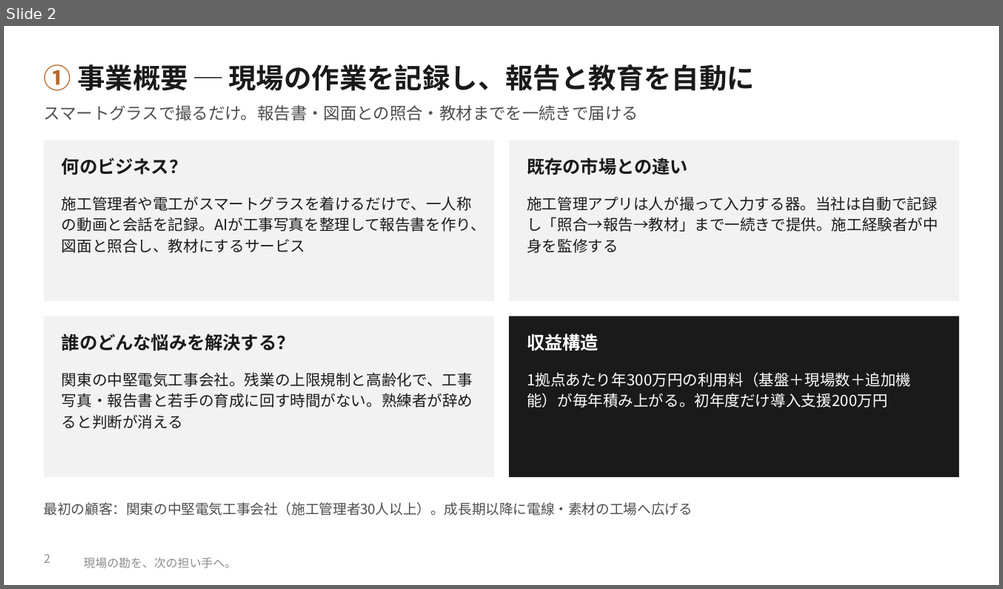
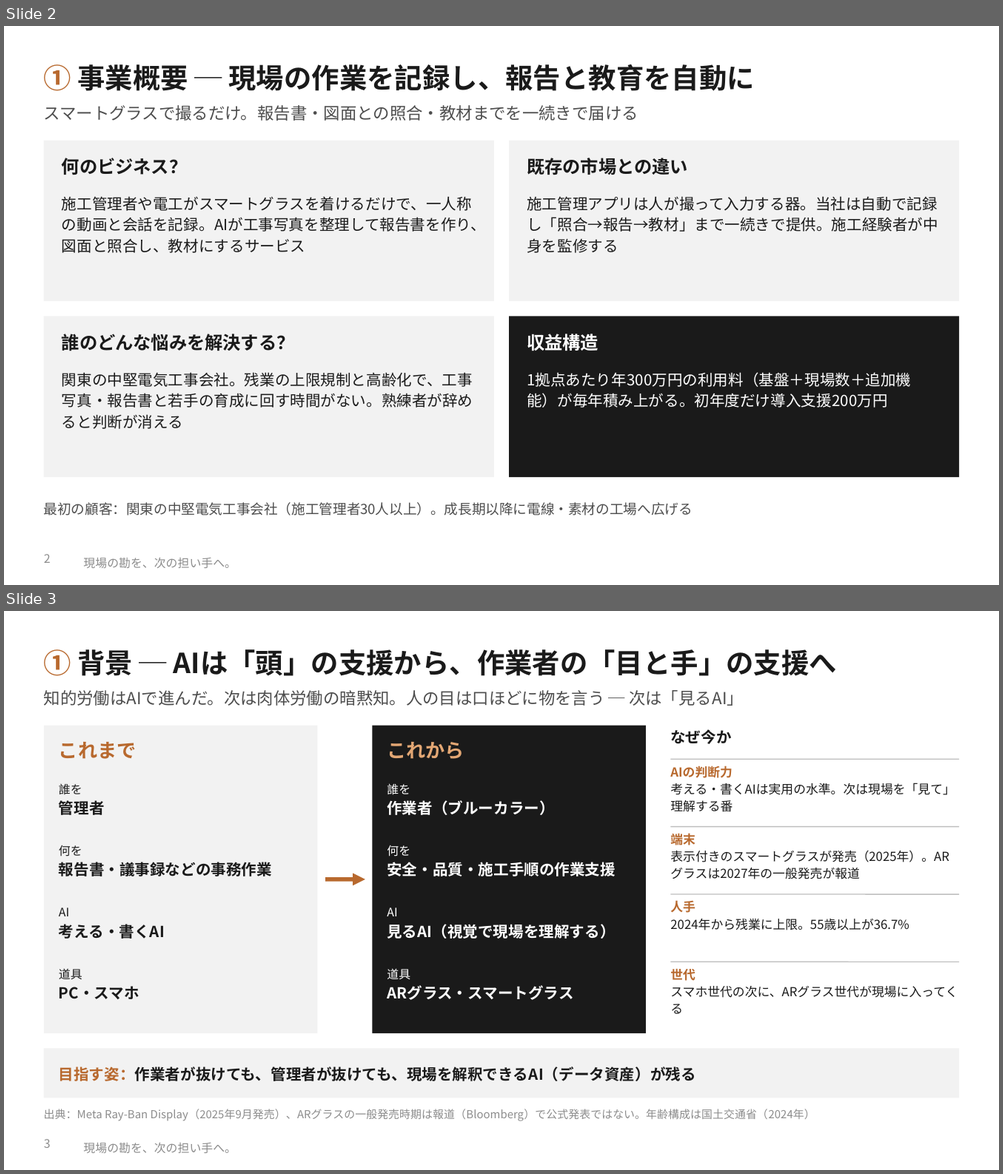
Before and after one commit to SEITOSHIKI/-ai-commute-audio-, a slide deck: deck/令和の虎_事業計画書_三現ワークス.pptx. Shown one above the other, each under a label of ours: slide 2 before the commit, slides 2 and 3 after it. The pictures are 1003x589 and 1003x1174 pixels, drawn with LibreOffice and Linux fonts; fonts in the diff are those of the drawing; background and template pictures are left out. Boxes give left, top, right and bottom in pixels: in the first picture for what was removed or moved away, otherwise in the second. Text is boxed around its words. In the diff, an @@ line names an element or a change of style, - is before the commit and + after.

```diff
--- a/deck/令和の虎_事業計画書_三現ワークス.pptx
+++ b/deck/令和の虎_事業計画書_三現ワークス.pptx
@@ slide 3 added at (x1=4, y1=611, x2=999, y2=1170), background #FFFFFF; not listed: 1 template element that a slide beside it also shows @@
@@ text added at (x1=44, y1=649, x2=836, y2=676), 20 pt, text #1A1A1A, bold @@
+① 背景 ─ AIは「頭」の支援から、作業者の「目と手」の支援へ
@@ text added at (x1=44, y1=690, x2=743, y2=706), 12 pt, text #4D4D4D @@
+知的労働はAIで進んだ。次は肉体労働の暗黙知。人の目は口ほどに物を言う ─ 次は「見るAI」
@@ rectangle added at (x1=44, y1=726, x2=317, y2=1034), fill #F2F2F2 @@
@@ text added at (x1=59, y1=742, x2=136, y2=759), 14 pt, text #B8692E, bold @@
+これまで
@@ rectangle added at (x1=372, y1=726, x2=646, y2=1034), fill #1A1A1A @@
@@ text added at (x1=387, y1=742, x2=464, y2=759), 14 pt, text #E3A774, bold @@
+これから
@@ text added at (x1=670, y1=729, x2=731, y2=744), 11 pt, text #1A1A1A, bold @@
+なぜ今か
@@ line added from (670, 759) to (959, 759), #BFBFBF 0.75 pt @@
@@ text added at (x1=670, y1=766, x2=954, y2=812), 9 pt, text #1A1A1A @@
+AIの判断力
+考える・書くAIは実用の水準。次は現場を「見て」理解する番
@@ text added at (x1=59, y1=784, x2=105, y2=815), 11 pt, text #1A1A1A, bold @@
+誰を
+管理者
@@ text added at (x1=387, y1=783, x2=554, y2=815), 11 pt, text #FFFFFF, bold @@
+誰を
+作業者（ブルーカラー）
@@ line added from (670, 827) to (959, 827), #BFBFBF 0.75 pt @@
@@ text added at (x1=59, y1=846, x2=272, y2=877), 11 pt, text #1A1A1A, bold @@
+何を
+報告書・議事録などの事務作業
@@ text added at (x1=387, y1=846, x2=615, y2=877), 11 pt, text #FFFFFF, bold @@
+何を
+安全・品質・施工手順の作業支援
@@ text added at (x1=670, y1=834, x2=949, y2=863), 9 pt, text #1A1A1A @@
+端末
+表示付きのスマートグラスが発売（2025年）。ARグラスは2027年の一般発売が報道
@@ arrow added from (325, 880) to (365, 880), #B8692E 3 pt @@
@@ line added from (670, 894) to (959, 894), #BFBFBF 0.75 pt @@
@@ text added at (x1=59, y1=908, x2=165, y2=939), 11 pt, text #1A1A1A, bold @@
+AI
+考える・書くAI
@@ text added at (x1=387, y1=908, x2=614, y2=939), 11 pt, text #FFFFFF, bold @@
+AI
+見るAI（視覚で現場を理解する）
@@ text added at (x1=670, y1=900, x2=908, y2=931), 9 pt, text #1A1A1A @@
+人手
+2024年から残業に上限。55歳以上が36.7%
@@ line added from (670, 962) to (959, 962), #BFBFBF 0.75 pt @@
@@ text added at (x1=59, y1=969, x2=139, y2=999), 11 pt, text #1A1A1A, bold @@
+道具
+PC・スマホ
@@ text added at (x1=387, y1=968, x2=573, y2=1000), 11 pt, text #FFFFFF, bold @@
+道具
+ARグラス・スマートグラス
@@ text added at (x1=670, y1=969, x2=957, y2=998), 9 pt, text #1A1A1A @@
+世代
+スマホ世代の次に、ARグラス世代が現場に入ってくる
@@ rectangle added at (x1=44, y1=1048, x2=959, y2=1099), fill #F2F2F2 @@
@@ text added at (x1=59, y1=1067, x2=696, y2=1082), 11 pt, text #1A1A1A, bold @@
+目指す姿：作業者が抜けても、管理者が抜けても、現場を解釈できるAI（データ資産）が残る
@@ text added at (x1=44, y1=1109, x2=815, y2=1122), 8 pt, text #8C8C8C @@
+出典：Meta Ray-Ban Display（2025年9月発売）、ARグラスの一般発売時期は報道（Bloomberg）で公式発表ではない。年齢構成は国土交通省（2024年）
@@ page number added at (x1=44, y1=1139, x2=51, y2=1148), 8.5 pt, text #8C8C8C @@
+3
```
Also in this commit, not shown: 4 slides changed, 3 other slides added, 13 other files.
